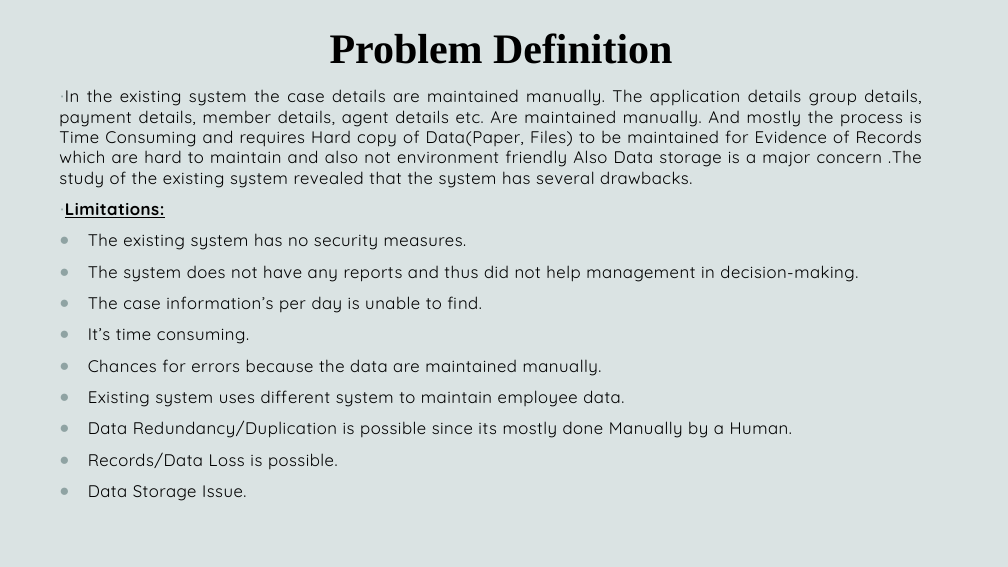
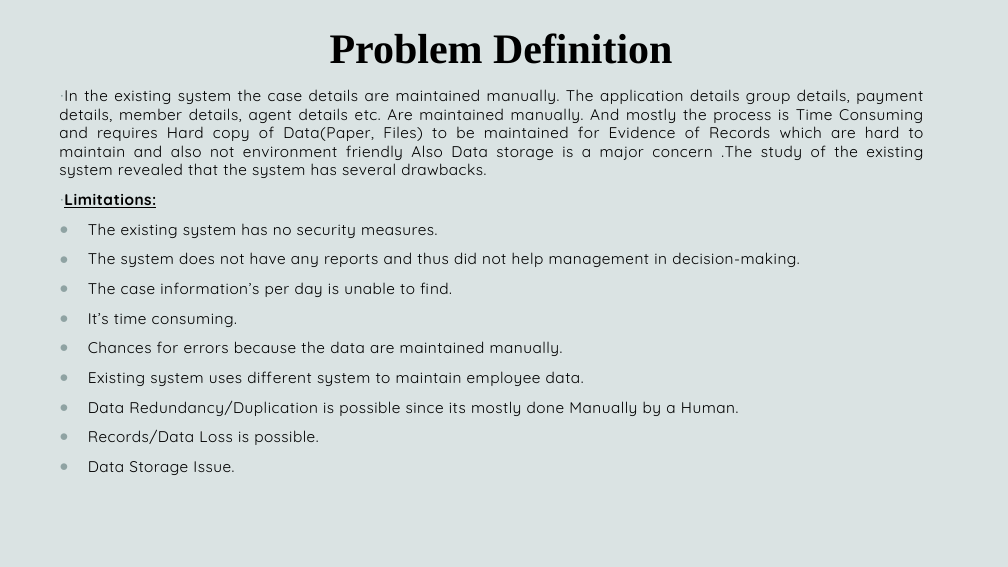
Before and after one commit to Aniketdigge/Chit-Fund-Management-System, a slide deck: slide 5 of 8 Chit Fund Management System.pptx. Drawn at 1008x567 pixels with LibreOffice and Linux fonts; fonts in the diff are those of the drawing. Boxes give left, top, right and bottom in pixels: in the first picture for what was removed or moved away, otherwise in the second. Text is boxed around its words. In the diff, an @@ line names an element or a change of style, - is before the commit and + after.

```diff
--- a/8 Chit Fund Management System.pptx
+++ b/8 Chit Fund Management System.pptx
@@ text "In the existing system the ..." at [59, 89, 924, 475]: size 16 to 14.7 pt @@
```
Also in this commit, not shown: 8 other slides changed.
